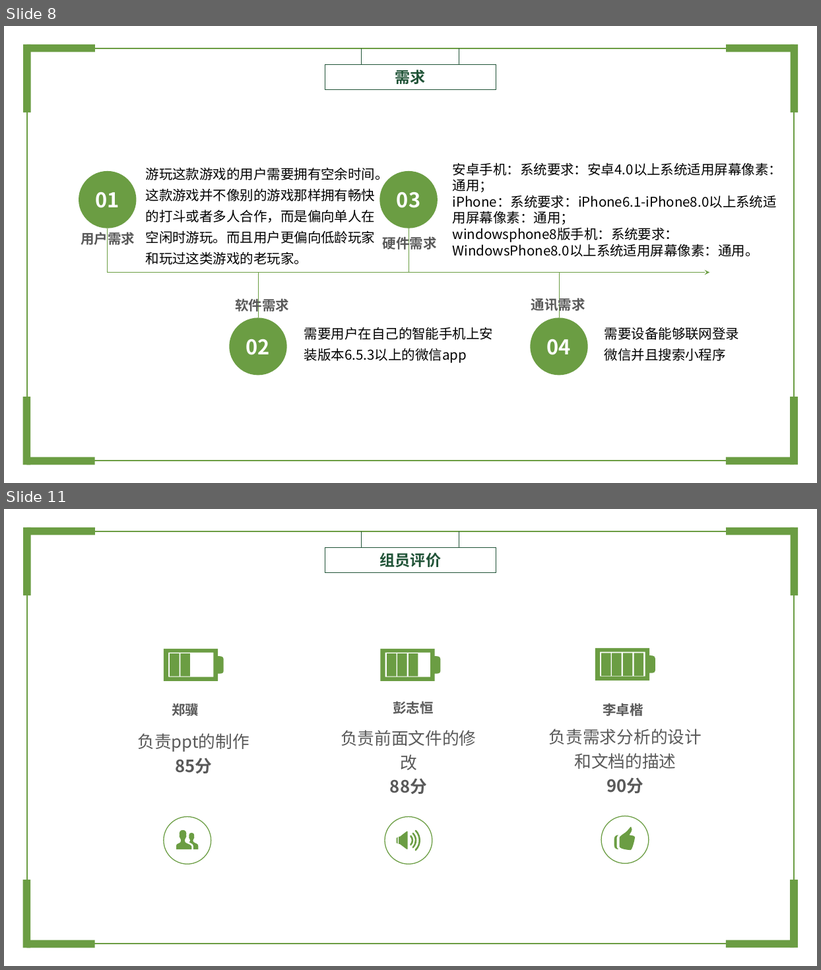
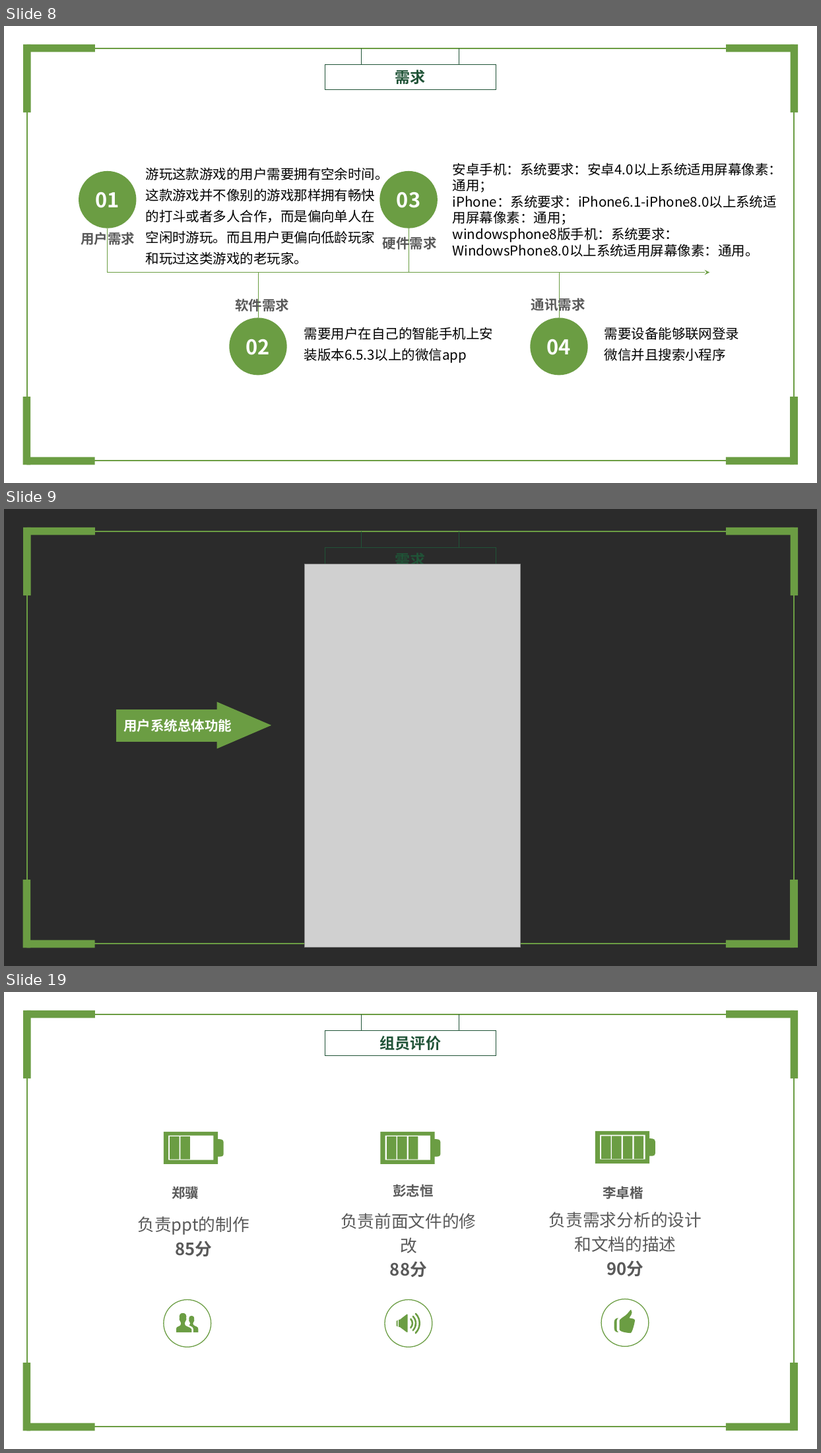
Before and after one commit to lzhokai/-, a slide deck: G13需求分析.pptx. Shown one above the other, each under a label of ours: slides 8 and 11 before the commit, slides 8, 9 and 19 after it; the slides between them are not shown. The pictures are 821x970 and 821x1453 pixels, drawn with LibreOffice and Linux fonts; fonts in the diff are those of the drawing; grey boxes stand for pictures; background and template pictures are left out; a plain dark background stands for a picture behind light text. Boxes give left, top, right and bottom in pixels: in the first picture for what was removed or moved away, otherwise in the second. Text is boxed around its words. In the diff, an @@ line names an element or a change of style, - is before the commit and + after.

```diff
--- a/G13需求分析.pptx
+++ b/G13需求分析.pptx
@@ slide 9 added at [4, 509, 817, 966], background picture (left out) @@
@@ rectangle added at [24, 527, 31, 595], fill #6B9D43 @@
@@ rectangle added at [27, 527, 96, 535], fill #6B9D43 @@
@@ rectangle added at [726, 527, 795, 535], fill #6B9D43 @@
@@ rectangle added at [791, 527, 798, 595], fill #6B9D43 @@
@@ rectangle added at [27, 531, 795, 945], outline #6B9D43 1.5 pt @@
@@ rectangle added at [325, 547, 496, 572], outline #205337 1 pt, 18 pt, text #205337, bold @@
+需求
@@ line added from (362, 531) to (362, 548), #205337 1 pt @@
@@ line added from (459, 531) to (459, 548), #205337 1 pt @@
@@ picture added at [305, 564, 521, 948] @@
@@ freeform shape added at [117, 702, 271, 749], fill #6B9D43 @@
@@ text added at [123, 719, 232, 732], 16 pt, text #FFFFFF, bold @@
+用户系统总体功能
@@ rectangle added at [23, 880, 30, 948], fill #6B9D43 @@
@@ rectangle added at [791, 880, 798, 948], fill #6B9D43 @@
@@ rectangle added at [26, 941, 95, 948], fill #6B9D43 @@
@@ rectangle added at [726, 941, 795, 948], fill #6B9D43 @@
@@ what was slide 11 is now slide 19 @@
```
Also in this commit, not shown: 3 slides changed, 9 other slides added, 8 other files.
